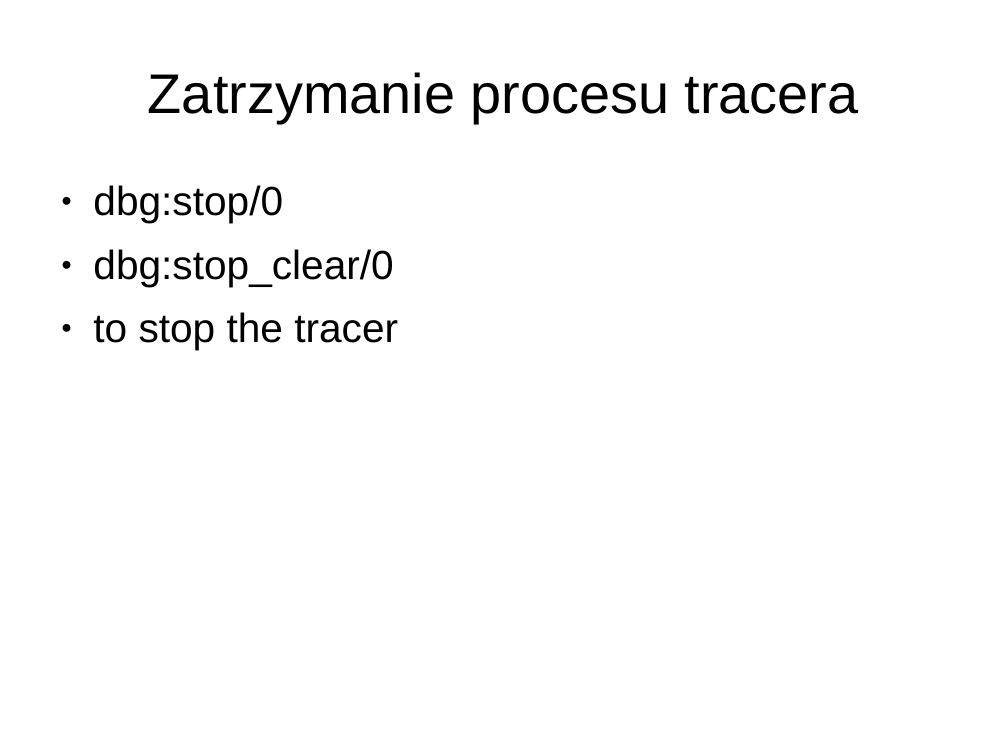
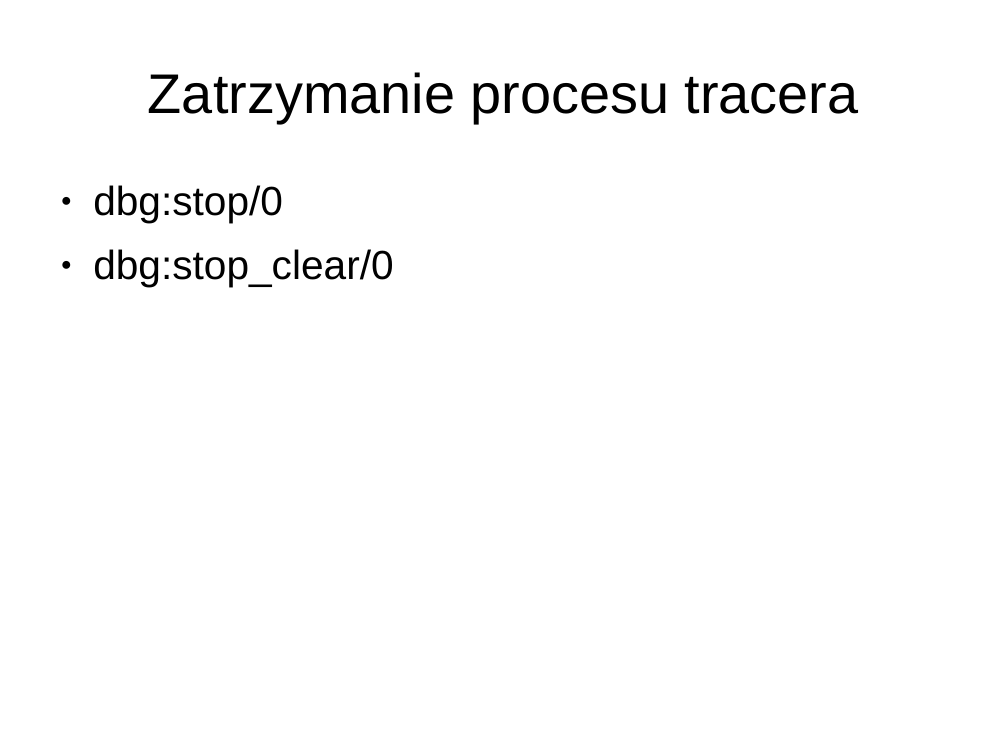
Before and after one commit to matkoniecz/erlang_dbg, a slide deck: slide 10 of Prezentacja.ppt. Drawn at 1008x756 pixels with LibreOffice and Linux fonts; fonts in the diff are those of the drawing. Boxes give left, top, right and bottom in pixels: in the first picture for what was removed or moved away, otherwise in the second. Text is boxed around its words. In the diff, an @@ line names an element or a change of style, - is before the commit and + after.

```diff
--- a/Prezentacja.ppt
+++ b/Prezentacja.ppt
@@ text at <box>93,312,398,350</box>: paragraph removed @@
-● to stop the tracer
```
Also in this commit, not shown: 5 other slides changed, 2 slides added, 1 slide removed.
